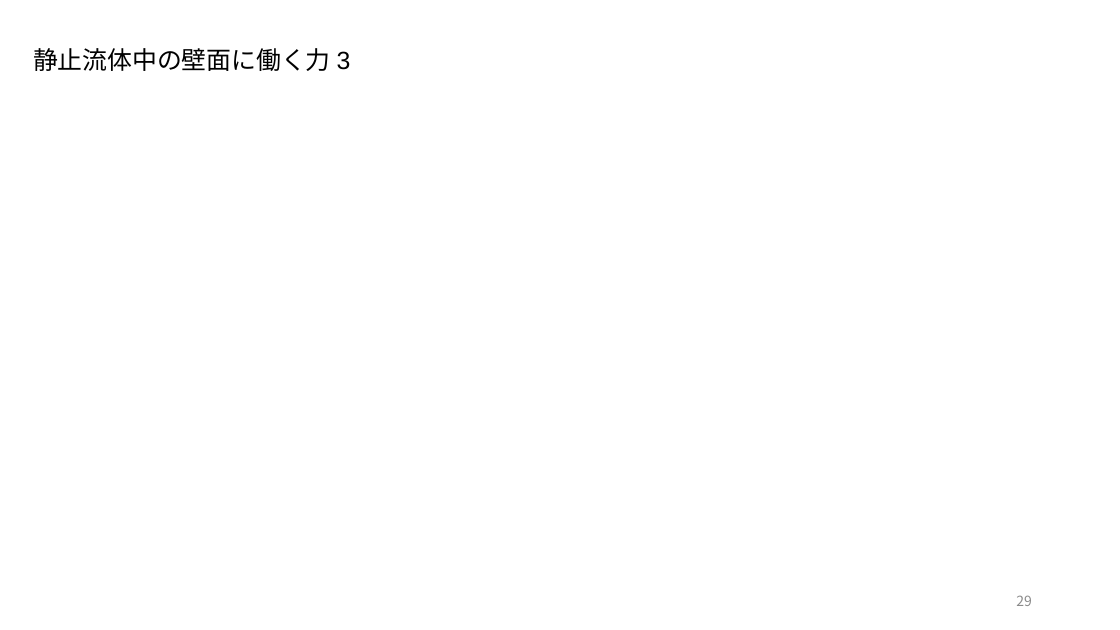
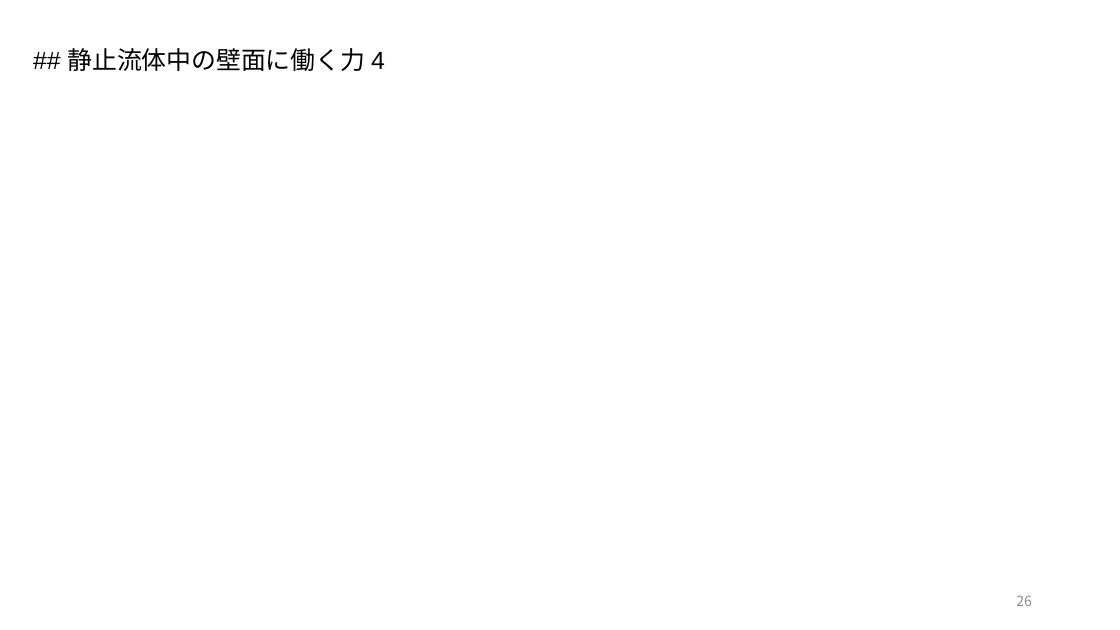
Before and after one commit to akmiccom/markdown_powerpoint, a slide deck: slide 26 of Basics_of_Fluid_Mechanics/Basics_of_Fluid_Mechanics.pptx (slide 29 before the commit). Drawn at 1120x630 pixels with LibreOffice and Linux fonts; fonts in the diff are those of the drawing; background and template pictures are left out. Boxes give left, top, right and bottom in pixels: in the first picture for what was removed or moved away, otherwise in the second. Text is boxed around its words. In the diff, an @@ line names an element or a change of style, - is before the commit and + after.

```diff
--- a/Basics_of_Fluid_Mechanics/Basics_of_Fluid_Mechanics.pptx
+++ b/Basics_of_Fluid_Mechanics/Basics_of_Fluid_Mechanics.pptx
@@ title at [68,48,385,71]: text changed @@
-静止流体中の壁面に働く力 3
+## 静止流体中の壁面に働く力 4
```
Also in this commit, not shown: 10 other slides changed, 2 slides added, 5 slides removed, 4 other files.
